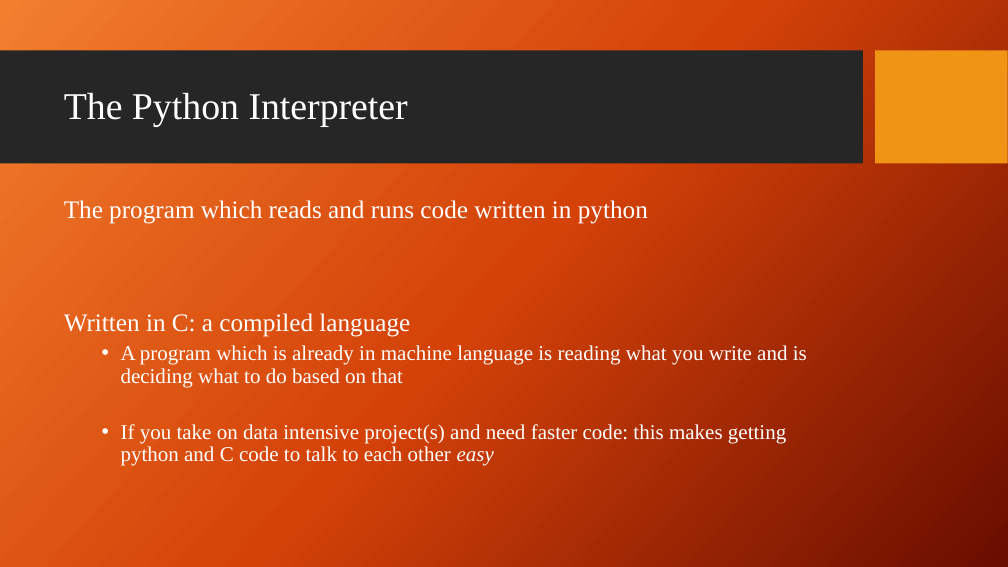
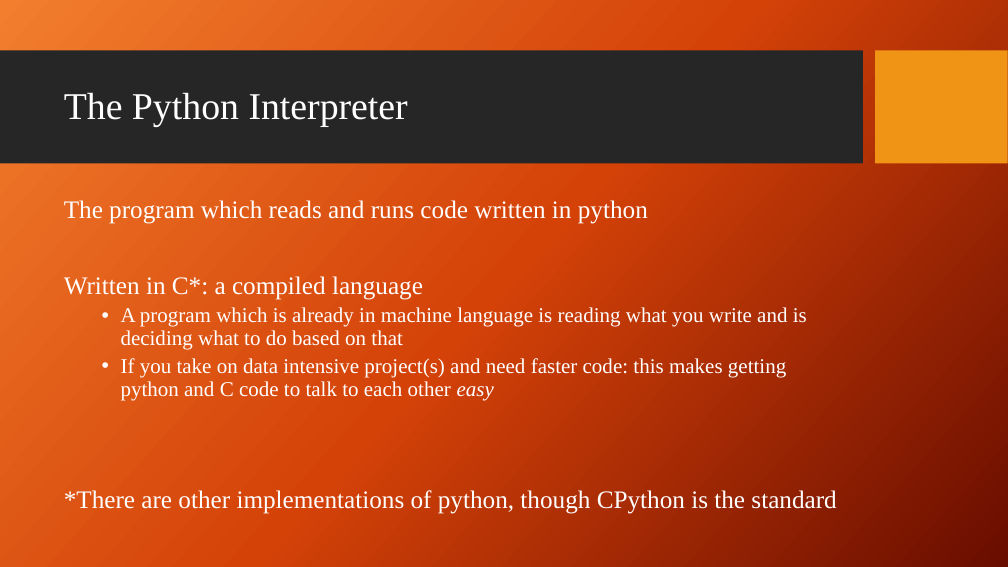
Before and after one commit to giganano/PythonBootcamp, a slide deck: slide 4 of slides/context.pptx. Drawn at 1008x567 pixels with LibreOffice and Linux fonts; fonts in the diff are those of the drawing; background and template pictures are left out. Boxes give left, top, right and bottom in pixels: in the first picture for what was removed or moved away, otherwise in the second. Text is boxed around its words. In the diff, an @@ line names an element or a change of style, - is before the commit and + after.

```diff
--- a/slides/context.pptx
+++ b/slides/context.pptx
@@ text at (x1=64, y1=276, x2=423, y2=300): text changed @@
-Written in C: a compiled language
+Written in C*: a compiled language
@@ text at (x1=64, y1=490, x2=836, y2=514): paragraph added @@
+*There are other implementations of python, though CPython is the standard
```
Also in this commit, not shown: 1 other slide changed, 5 other files.
